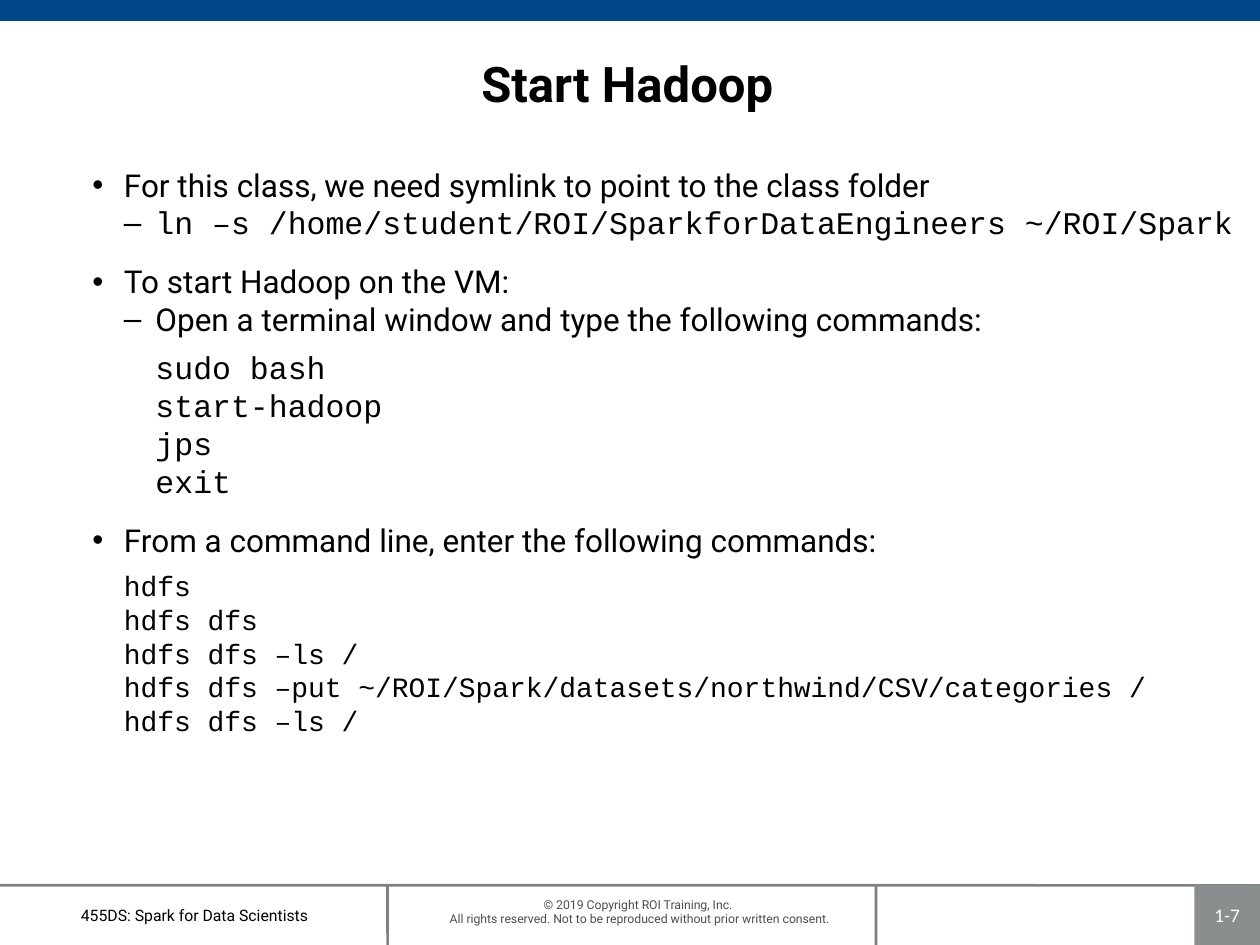
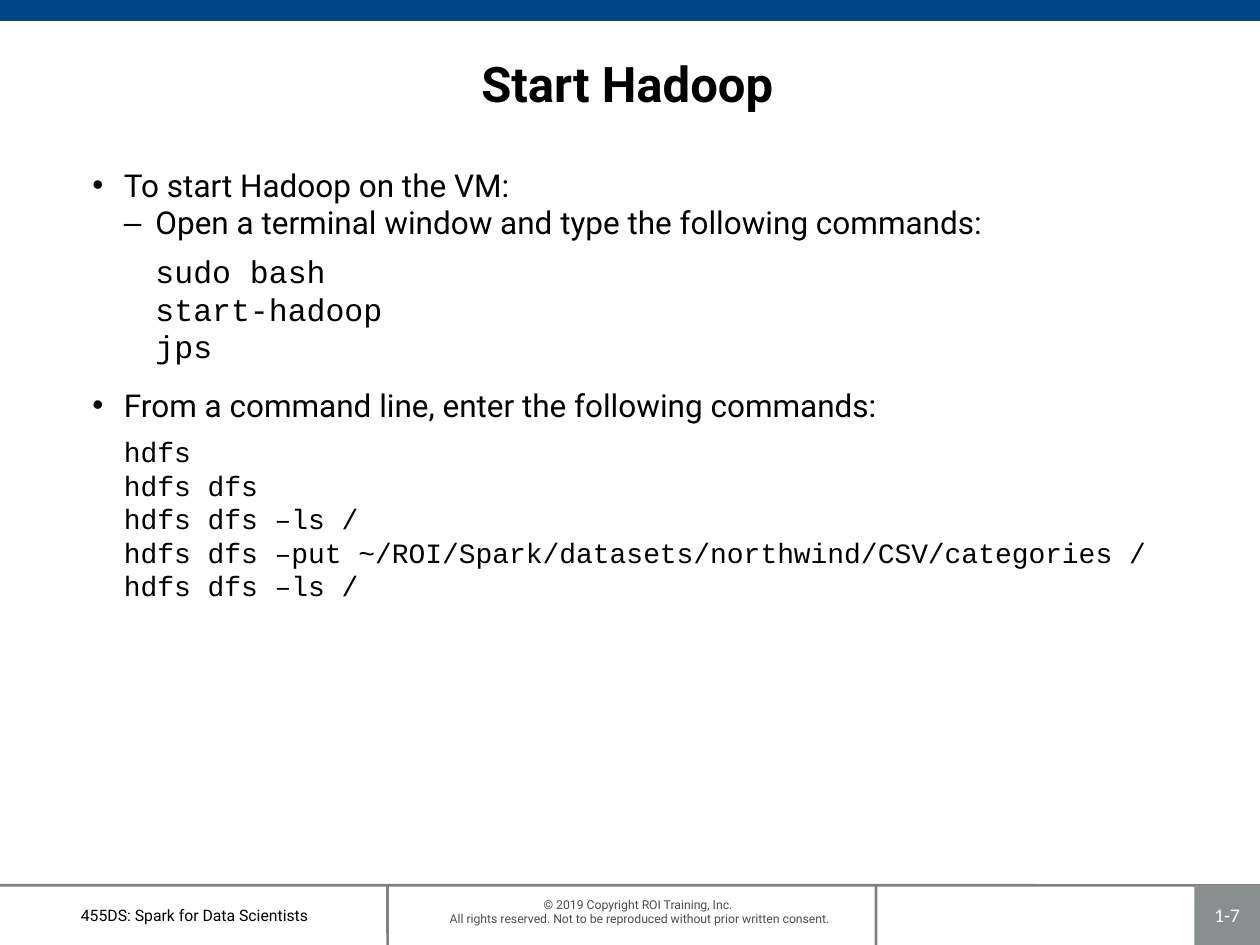
Before and after one commit to roitraining/SparkforDataScientists, a slide deck: slide 7 of 455DS-Ch01_IntroToSpark.pptx. Drawn at 1260x945 pixels with LibreOffice and Linux fonts; fonts in the diff are those of the drawing; background and template pictures are left out. Boxes give left, top, right and bottom in pixels: in the first picture for what was removed or moved away, otherwise in the second. Text is boxed around its words. In the diff, an @@ line names an element or a change of style, - is before the commit and + after.

```diff
--- a/455DS-Ch01_IntroToSpark.pptx
+++ b/455DS-Ch01_IntroToSpark.pptx
@@ text at [124, 173, 1233, 241]: paragraphs removed @@
-• For this class, we need symlink to point to the class folder
-  – ln –s /home/student/ROI/SparkforDataEngineers ~/ROI/Spark
@@ text at [155, 470, 231, 494]: paragraph removed @@
-    exit
```
Also in this commit, not shown: 1 other slide changed, 1 slide removed.
